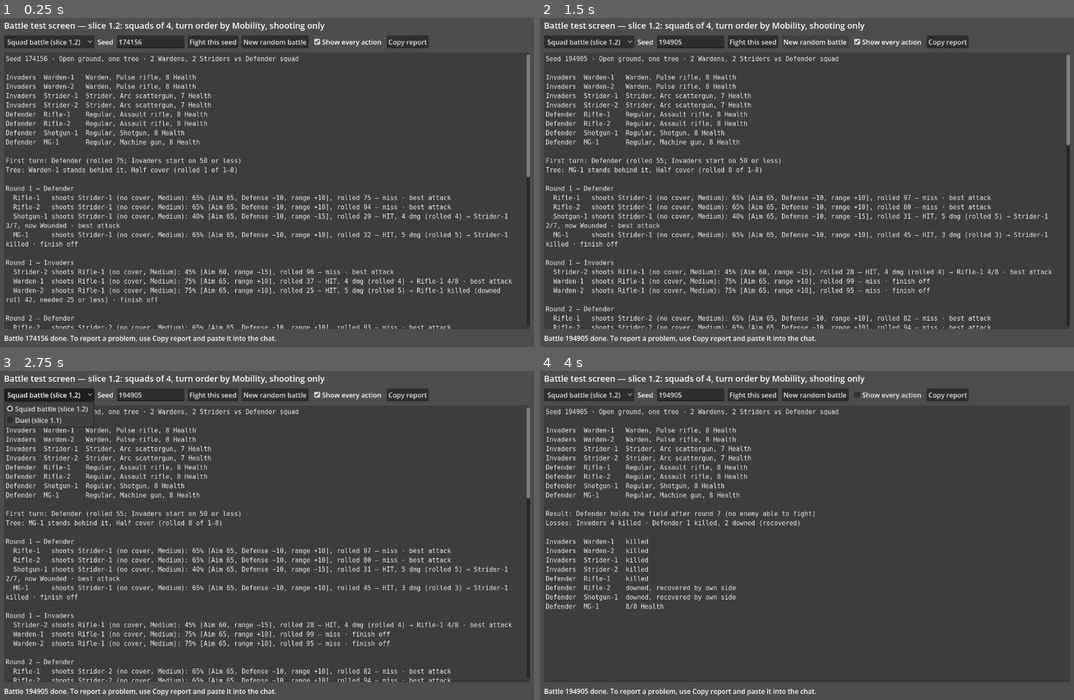
Above: before the commit, frames 1-4 (two rows, left to right).
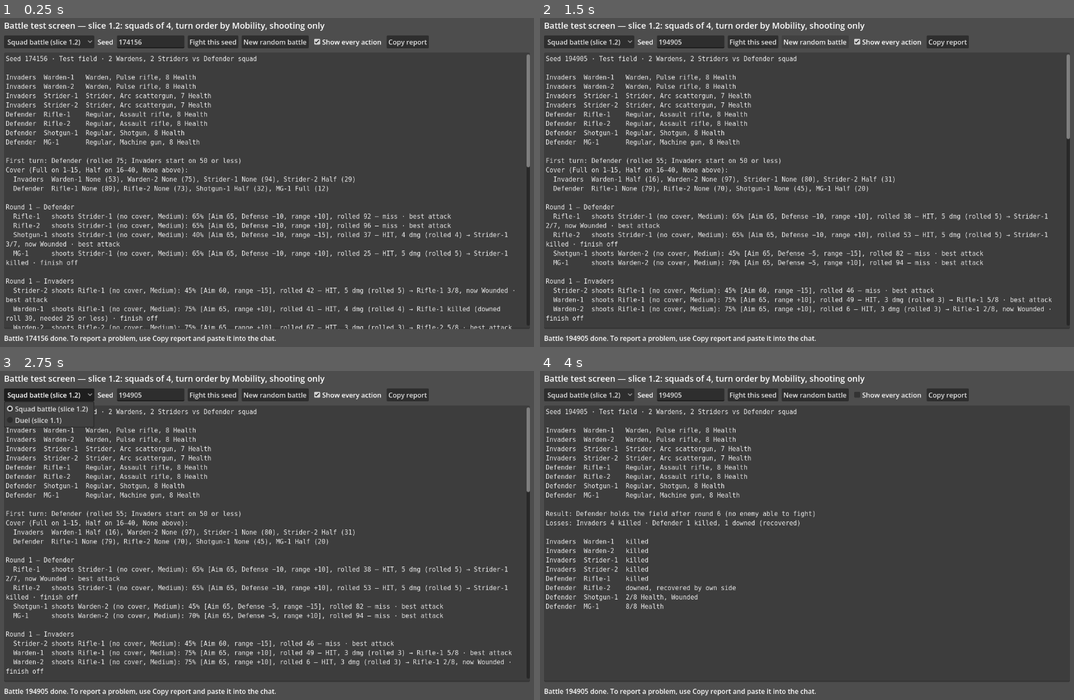
Above: after the commit, the same moments.

Repository: Eiriu/ReCom
Game: Godot game, scene res://ui/battle_screen.tscn
Two runs of this game, one before a commit and one after it. Both use one fixed random seed, a clock stepped at 60 frames per second and the inputs below.
Inputs:
- Up to frame 1 (0.25 s): no input
- Up to frame 2 (1.5 s): click "New random battle" at 0.5 s; click "New random battle" at 1.25 s
- Up to frame 3 (2.75 s): click "Squad battle (slice 1.2)" at 2 s
- Up to frame 4 (4 s): click "Fight this seed" at 2.75 s; click "Show every action" at 3.5 s

The runs differ from the first frame. In frame 1, 6.3% of the frame differs, in the area x 1-100%, y 11-95%; in frame 2, 6.4%; in frame 3, 6.3%; in frame 4, 0.4%.

Commit message:
Squad battle: every unit rolls its starting cover
Adds data/terrains.json with the spec's terrain profiles plus a
"test_field" (15% Full, 25% Half, 60% None). Battles with a terrain roll
each unit's cover at the start, after the first-turn roll, invaders first
in roster order. Reports list every roll. The squad battle uses the test
field instead of the tree; the duel keeps its tree.

Co-Authored-By: Claude Opus 5.5 <noreply@anthropic.com>
Claude-Session: https://claude.ai/code/session_01FEMjcKpSqPvCYkc91hytXo

Diff:
--- a/core/battle.gd
+++ b/core/battle.gd
@@ -21,6 +21,9 @@
 ## Single pieces of cover on the field, e.g. {"name": "tree", "cover": "half"}.
 ## At battle start each one is rolled to a random unit, which stands behind it.
 var cover_features: Array[Dictionary] = []
+## Terrain id from data/terrains.json. If set, every unit rolls its cover from
+## the terrain's cover mix at battle start, before any cover features apply.
+var terrain_id: String = ""
 
 var data: GameData
 var dice: Dice
@@ -36,6 +39,7 @@
 	var cfg := data.combat
 	var round_limit := int(cfg["round_limit"])
 	var starting_side := _decide_first_side()
+	_roll_starting_cover()
 	var feature_sides := _place_cover_features()
 	var second_side := _other(starting_side)
 	var holder := ""
@@ -82,6 +86,19 @@
 	var side := CombatUnit.SIDE_INVADER if roll <= 50 else CombatUnit.SIDE_DEFENDER
 	events.append({"type": "initiative", "roll": roll, "side": side})
 	return side
+
+
+## Rolls each unit's cover from the terrain, invaders first, in roster order.
+func _roll_starting_cover() -> void:
+	if terrain_id == "":
+		return
+	var cover_mix: Dictionary = data.terrain_entry(terrain_id)["cover_mix"]
+	var rolls: Array[Dictionary] = []
+	for unit in invaders + defenders:
+		var roll := dice.percent()
+		unit.cover = CombatRules.cover_from_roll(roll, cover_mix)
+		rolls.append({"unit": unit.unit_name, "side": unit.side, "roll": roll, "cover": unit.cover})
+	events.append({"type": "cover_rolls", "terrain": terrain_id, "mix": cover_mix, "rolls": rolls})
 
 
 ## Rolls which unit stands behind each cover feature, after the first-turn roll.
--- a/core/battle_report.gd
+++ b/core/battle_report.gd
@@ -10,6 +10,7 @@
 const SIDE_LABEL := {"invader": "Invaders", "defender": "Defender"}
 const BAND_LABEL := {"close": "Close", "medium": "Medium", "long": "Long"}
 const COVER_LABEL := {"none": "no cover", "half": "Half cover", "full": "Full cover"}
+const COVER_SHORT := {"none": "None", "half": "Half", "full": "Full"}
 
 
 static func format(result: Dictionary, level: Level = Level.FULL) -> String:
@@ -28,6 +29,16 @@
 					lines.append("")
 					lines.append("First turn: %s (rolled %d; Invaders start on 50 or less)" % [
 						SIDE_LABEL[event["side"]], event["roll"]])
+				"cover_rolls":
+					var mix: Dictionary = event["mix"]
+					lines.append("Cover (Full on 1–%d, Half on %d–%d, None above):" % [
+						int(mix["full"]), int(mix["full"]) + 1, int(mix["full"]) + int(mix["half"])])
+					for side: String in ["invader", "defender"]:
+						var parts: Array[String] = []
+						for roll: Dictionary in event["rolls"]:
+							if roll["side"] == side:
+								parts.append("%s %s (%d)" % [roll["unit"], COVER_SHORT[roll["cover"]], roll["roll"]])
+						lines.append("  %-9s %s" % [SIDE_LABEL[side], ", ".join(parts)])
 				"cover_feature":
 					lines.append("%s: %s stands behind it, %s (rolled %d of 1–%d)" % [
 						String(event["name"]).capitalize(), event["unit"], COVER_LABEL[event["cover"]],
--- a/core/combat_rules.gd
+++ b/core/combat_rules.gd
@@ -16,6 +16,17 @@
 	for optimal_band: Variant in optimal:
 		distance = mini(distance, absi(BANDS.find(String(optimal_band)) - here))
 	return -int(cfg["range_penalty_per_band"]) * distance
+
+
+## Cover from a terrain's cover mix: a roll of 1-100 against Full, then Half,
+## then None. E.g. 15/25/60 gives Full on 1-15, Half on 16-40, None on 41-100.
+static func cover_from_roll(roll: int, cover_mix: Dictionary) -> String:
+	var limit := 0
+	for cover: String in ["full", "half", "none"]:
+		limit += int(cover_mix.get(cover, 0))
+		if roll <= limit:
+			return cover
+	return "none"
 
 
 ## Hit chance = Aim - Defense - Cover + Modifiers, clamped to 5-95.
--- a/core/game_data.gd
+++ b/core/game_data.gd
@@ -12,6 +12,7 @@
 var species: Dictionary = {}
 var defender_grades: Dictionary = {}
 var squads: Dictionary = {}
+var terrains: Dictionary = {}
 
 
 static func load_default() -> GameData:
@@ -21,6 +22,7 @@
 	data.species = _load_json("species.json")
 	data.defender_grades = _load_json("defender_grades.json")
 	data.squads = _load_json("squads.json")
+	data.terrains = _load_json("terrains.json")
 	return data
 
 
@@ -65,6 +67,13 @@
 	return squads[id]
 
 
+func terrain_entry(id: String) -> Dictionary:
+	if not terrains.has(id):
+		push_error("Unknown terrain id: %s" % id)
+		return {}
+	return terrains[id]
+
+
 ## Ids of real entries in a table, skipping "_about" notes.
 static func entry_ids(table: Dictionary) -> Array[String]:
 	var ids: Array[String] = []
--- a/core/scenarios.gd
+++ b/core/scenarios.gd
@@ -45,15 +45,15 @@
 
 
 ## Slice 1.2: 2 Wardens and 2 Striders against a Defender squad of 4 Regulars,
-## at Medium range with one tree. The seed decides who goes first and who gets
-## the tree. Range bands and real cover arrive in slice 1.3.
+## at Medium range on the test field. The seed decides who goes first and each
+## unit's cover (15% Full, 25% Half, 60% None). Range bands arrive in slice 1.3.
 static func squad_battle(data: GameData, seed_value: int,
 		invader_squad: String = "wardens_and_striders", defender_squad: String = "defender_squad") -> Battle:
 	var battle := Battle.new(data, seed_value)
 	battle.first_side = Battle.FIRST_SIDE_RANDOM
 	battle.title = "%s vs %s" % [data.squad_entry(invader_squad)["name"], data.squad_entry(defender_squad)["name"]]
-	battle.location = "Open ground, one tree"
-	battle.cover_features.append({"name": "tree", "cover": "half"})
+	battle.terrain_id = "test_field"
+	battle.location = String(data.terrain_entry("test_field")["name"])
 	battle.invaders = build_squad(invader_squad, data)
 	battle.defenders = build_squad(defender_squad, data)
 	return battle
--- /dev/null
+++ b/data/terrains.json
@@ -0,0 +1,31 @@
+{
+  "_about": "Terrain profiles (Combat core spec, The simulated battlefield). cover_mix = % chance of Full / Half / None cover per unit roll. band_modifier and in_transit_cover arrive with movement in slice 1.3.",
+  "test_field": {
+    "name": "Test field", "cover_mix": { "full": 15, "half": 25, "none": 60 },
+    "starting_band": "medium", "flank_base": 15
+  },
+  "urban": {
+    "name": "Urban", "cover_mix": { "full": 40, "half": 40, "none": 20 },
+    "starting_band": "medium", "flank_base": 25
+  },
+  "forest": {
+    "name": "Forest", "cover_mix": { "full": 20, "half": 60, "none": 20 },
+    "starting_band": "close", "flank_base": 30
+  },
+  "farmland": {
+    "name": "Farmland", "cover_mix": { "full": 15, "half": 35, "none": 50 },
+    "starting_band": "long", "flank_base": 15
+  },
+  "desert": {
+    "name": "Desert", "cover_mix": { "full": 10, "half": 30, "none": 60 },
+    "starting_band": "long", "flank_base": 10
+  },
+  "base_interior": {
+    "name": "Base interior", "cover_mix": { "full": 40, "half": 30, "none": 30 },
+    "starting_band": "close", "flank_base": 20
+  },
+  "crash_site": {
+    "name": "Crash site", "cover_mix": { "full": 30, "half": 40, "none": 30 },
+    "starting_band": "medium", "flank_base": 25
+  }
+}
--- a/tests/run_tests.gd
+++ b/tests/run_tests.gd
@@ -20,6 +20,7 @@
 	_test_squads()
 	_test_ai_choices()
 	_test_squad_battles()
+	_test_cover_rolls()
 
 	print("\n%d passed, %d failed" % [_passed, _failed])
 	quit(1 if _failed > 0 else 0)
@@ -289,3 +290,33 @@
 					killed_final += 1
 		_expect("Squad %d: kills in the log match the final count" % seed_value, killed_in_events, killed_final)
 		_expect("Squad %d: downed in the log match the final count" % seed_value, downed_in_events, downed_final)
+
+
+func _test_cover_rolls() -> void:
+	var mix: Dictionary = _data.terrain_entry("test_field")["cover_mix"]
+	_expect("Roll 15 is Full", CombatRules.cover_from_roll(15, mix), "full")
+	_expect("Roll 16 is Half", CombatRules.cover_from_roll(16, mix), "half")
+	_expect("Roll 40 is Half", CombatRules.cover_from_roll(40, mix), "half")
+	_expect("Roll 41 is None", CombatRules.cover_from_roll(41, mix), "none")
+	_expect("Roll 100 is None", CombatRules.cover_from_roll(100, mix), "none")
+
+	for id in GameData.entry_ids(_data.terrains):
+		var terrain_mix: Dictionary = _data.terrains[id]["cover_mix"]
+		var total := int(terrain_mix["full"]) + int(terrain_mix["half"]) + int(terrain_mix["none"])
+		_expect("Terrain %s cover mix adds up to 100" % id, total, 100)
+
+	var counts := {"full": 0, "half": 0, "none": 0}
+	var units := 0
+	for seed_value in range(1, 1001):
+		var battle := Scenarios.squad_battle(_data, seed_value)
+		battle.run()
+		for event: Dictionary in battle.events:
+			if event["type"] == "cover_rolls":
+				for roll: Dictionary in event["rolls"]:
+					counts[roll["cover"]] += 1
+					units += 1
+		# Every unit starts with the cover it rolled (units never move yet).
+	_expect("Every unit in every squad battle rolls cover", units, 8000)
+	_check("About 15% Full", absf(100.0 * counts["full"] / units - 15.0) < 2.0, str(counts))
+	_check("About 25% Half", absf(100.0 * counts["half"] / units - 25.0) < 2.0, str(counts))
+	_check("About 60% None", absf(100.0 * counts["none"] / units - 60.0) < 2.0, str(counts))
Not shown, changed: README.md
